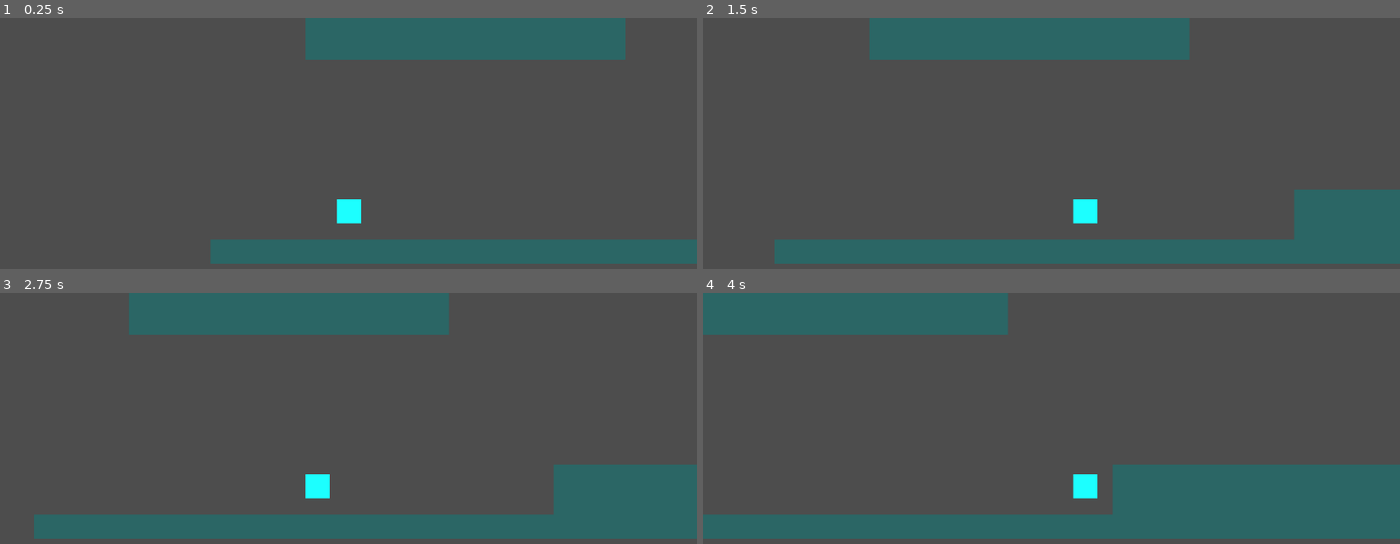
Above: before the commit, frames 1-4 (two rows, left to right).
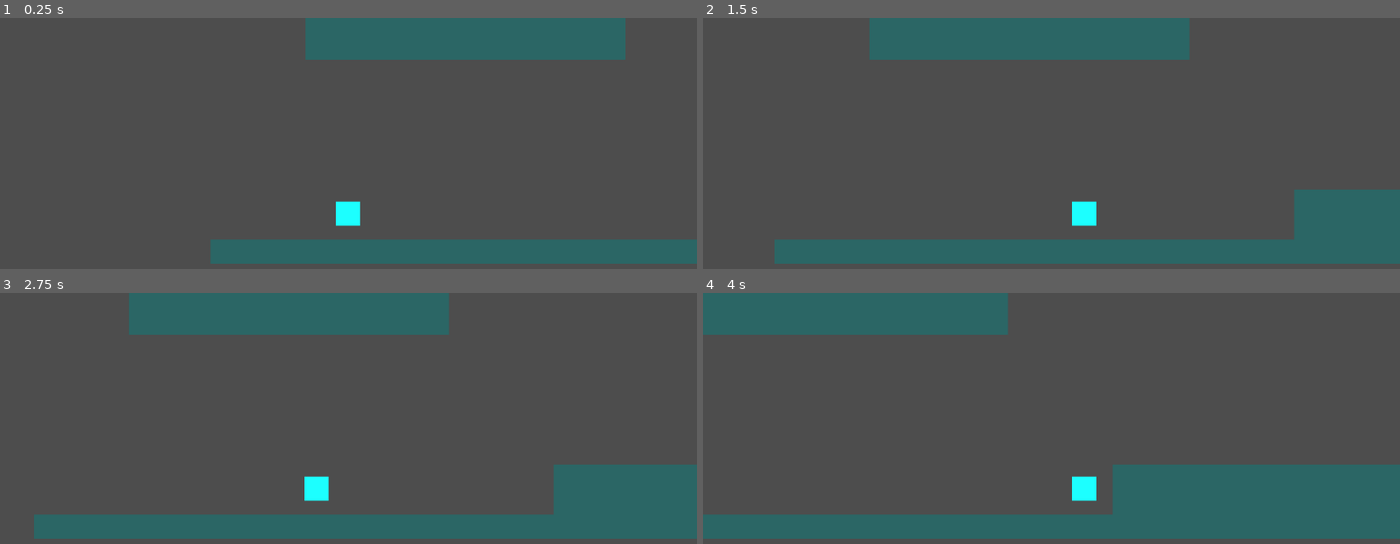
Above: after the commit, the same moments.

Repository: rhit-spiecee/WildAviaryStudios
Game: Godot game, scene res://node_2d.tscn
Same seed, same stepped clock (60 frames per second), same inputs: the game is played once before the commit and once after it.
Inputs:
- Up to frame 1 (0.25 s): no input
- Up to frame 2 (1.5 s): tap Enter (ui_accept) at 0.5, 0.77 s; hold Right (ui_right) from 0.53 s (still down)
- Up to frame 3 (2.75 s): tap Enter (ui_accept) at 1.52 s; release Right (ui_right) at 2.03 s; hold Left (ui_left) from 2.03 s (still down)
- Up to frame 4 (4 s): release Left (ui_left) at 2.78 s; hold Right (ui_right) from 2.78 s (still down); tap Enter (ui_accept) at 3.02, 3.77 s

The runs differ from the first frame. In frame 1, 0.1% of the frame differs, in the area x 48-52%, y 72-83%; in frame 2, 0.1%; in frame 3, 0.1%; in frame 4, 0.1%.

Commit message:
Small change

Diff:
--- a/wild-aviary-studios/node_2d.tscn
+++ b/wild-aviary-studios/node_2d.tscn
@@ -12,10 +12,10 @@
 position_smoothing_enabled = true
 
 [node name="Calypso" type="ColorRect" parent="Calypso2" unique_id=537163826]
-offset_left = 1493.0
-offset_top = 41.0
-offset_right = 1533.0
-offset_bottom = 81.0
+offset_left = 1491.0
+offset_top = 45.0
+offset_right = 1531.0
+offset_bottom = 85.0
 color = Color(0.10980392, 1, 1, 1)
 
 [node name="CollisionShape2D" type="CollisionShape2D" parent="Calypso2" unique_id=1075848049]
